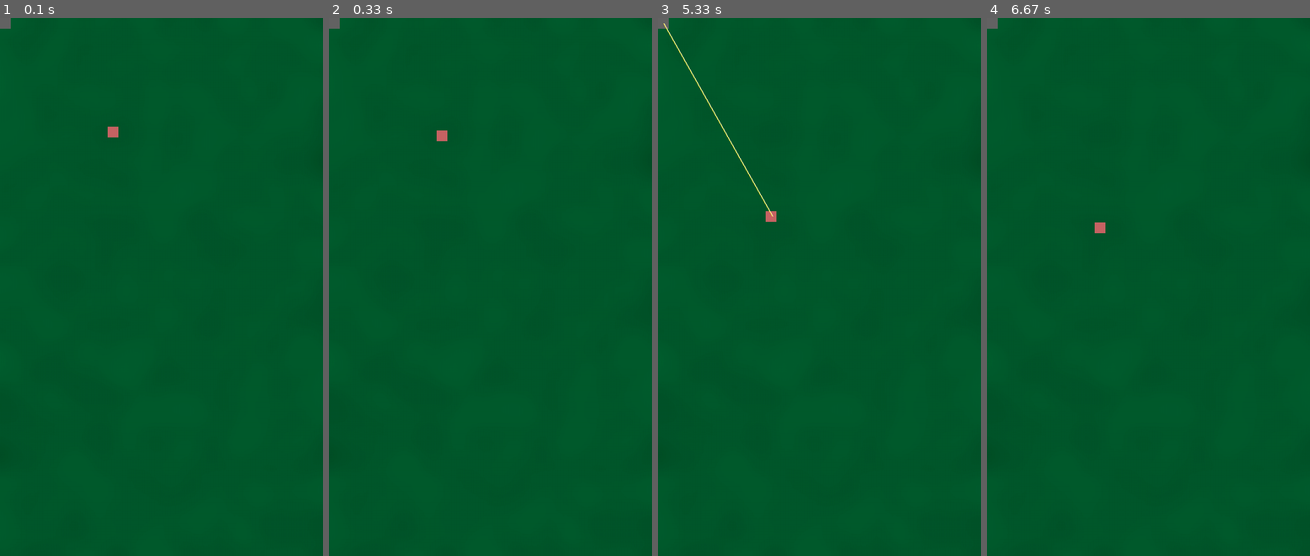
Above: before the commit, frames 1-4 (left to right).
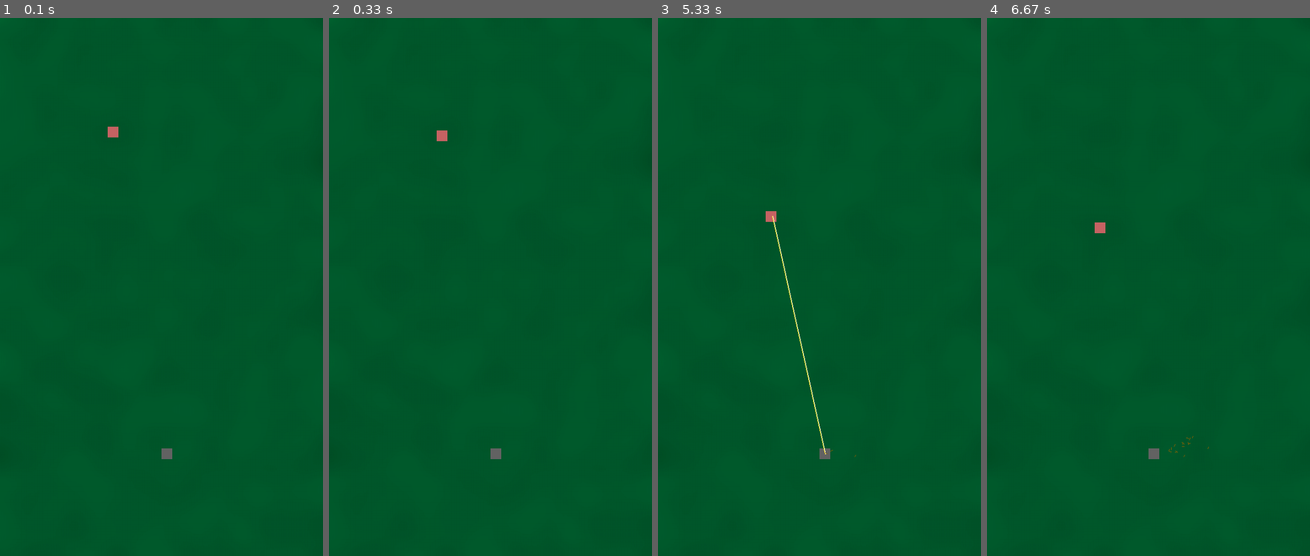
Above: after the commit, the same moments.

Repository: SNIPRS/mnb_halo
Game: pygame game, started from main.py
Two runs of this game, one before a commit and one after it. Both use one fixed random seed, a clock stepped at 60 frames per second and the inputs below.
Inputs:
- Up to frame 1 (0.1 s): no input
- Up to frame 2 (0.33 s): no input
- Up to frame 3 (5.33 s): no input
- Up to frame 4 (6.67 s): no input

The runs differ from the first frame. In frame 1, 0.1% of the frame differs, in the area x 0-54%, y 0-82%; in frame 2, 0.1%; in frame 3, 0.5%, in the area x 0-62%, y 0-82%; in frame 4, 0.2%.

Commit message:
bullet casings

Diff:
--- a/ai/character_ai.py
+++ b/ai/character_ai.py
@@ -29,6 +29,8 @@
 class ControllableCharacterAI(CharacterAI):
     def __init__(self):
         self.char = Character((100, 100, 100), 20, 20)
+        self.char.x, self.char.y = 300, 800
+        self.char.dstx, self.char.dsty = 300, 800
         G.CHARS_ALL.add(self.char)
         self.weapon = AssaultRifle()
         self.weapon_manager = WeaponManager(self.char, self.weapon)
--- /dev/null
+++ b/sprite/decal.py
@@ -0,0 +1,63 @@
+import pygame
+import numpy as np
+from random import random
+from typing import Tuple, Optional
+
+import G
+from utils import displacement, rect_center
+
+class Decal(pygame.sprite.Sprite):
+    def __init__(self, start: Tuple[float, float], duration: Optional[int] = 1 * G.FPS):
+        super().__init__()
+        self.start = start
+        self.duration = duration
+
+    def frame(self):
+        self.duration -= 1
+        if self.duration < 0:
+            self.kill()
+
+class DecalBulletCasing(Decal):
+    def __init__(self, start: Tuple[float, float], direction: Tuple[float, float], duration: int = 10*G.FPS,
+                 flight_duration: int = 1*G.FPS, speed: float = 3, omega: float = 6, r: int = 2,
+                 spread: float = 0.5, colour: Tuple[int, int, int] = ((150, 100, 0)),
+                 thickness: int = 1): # Everything in radians
+        super().__init__(start, duration)
+        self.start = start
+        alpha = np.arctan2(direction[1], direction[0]) + G.PI/2 + (random() - 0.5)*spread
+        self.direction = (np.cos(alpha), np.sin(alpha))
+        self.duration = duration
+        self.flight_duration = max(30, int(flight_duration * random()))
+        self.speed = max(1, speed * random())
+        self.r = r
+        self.omega = omega * random()
+        self.colour = colour
+        self.thickness = thickness
+        self.fade_duration = 6 * G.FPS
+        self.fade_step = 255//self.fade_duration
+
+        self.theta = alpha + G.PI/2
+        self.x, self.y = start
+
+    def _draw(self):
+        c, s = np.cos(self.theta) * self.r, np.sin(self.theta) * self.r
+        start = (self.x + c, self.y + s)
+        end = (self.x - c, self.y - s)
+        # if self.duration < self.fade_duration:
+        #     colour = self.colour + (255 - self.fade_step,)
+        # else:
+        #     colour = self.colour
+        colour = self.colour # Alpha not used yet
+        pygame.draw.line(G.WINDOW, colour, start, end, self.thickness)
+
+    def frame(self):
+        self.duration -= 1
+        self.flight_duration -= 1
+        if self.flight_duration > 0:
+            self.x += self.speed * self.direction[0]
+            self.y += self.speed * self.direction[1]
+            self.theta += self.omega
+        if self.duration > 0:
+            self._draw()
+        else:
+            self.kill()
--- a/sprite/projectile.py
+++ b/sprite/projectile.py
@@ -6,7 +6,7 @@
 import G
 from utils import displacement, rect_center
 
-class Effect(pygame.sprite.Sprite):
+class Projectile(pygame.sprite.Sprite):
     def __init__(self, start: Tuple[float, float], end: Optional[Tuple[float, float]] = None,
                  initial_delay: Optional[int] = 0):
         super().__init__()
@@ -27,7 +27,7 @@
             c.hit(self.end, self.dmg)
 
 
-class BulletEffect(Effect):
+class ProjectileBullet(Projectile):
     def __init__(self, start: Tuple[float, float], end: Tuple[float, float], initial_delay: int=0):
         super().__init__(start, end, initial_delay)
 
@@ -42,7 +42,7 @@
         self._damage()
         self.done = True
 
-class ProjectileEffect(Effect):
+class ProjectileBolt(Projectile):
     def __init__(self, start: Tuple[float, float], end: Tuple[float, float], initial_delay: int=0):
         super().__init__(start, end, initial_delay)
         self.colour = (100, 100, 255)
@@ -69,7 +69,7 @@
             self.done = True
             self.kill()
 
-class TrackingEffect(Effect):
+class ProjectileTracking(Projectile):
     def __init__(self, start: Tuple[float, float], end: Tuple[float, float], initial_delay: int=0,
                  target: pygame.Rect = None):
         self.colour = (255, 100, 100)
--- a/weapons/weapon.py
+++ b/weapons/weapon.py
@@ -8,7 +8,7 @@
 from utils import displacement
 from weapons.weapon_stats import *
 from sprite.projectile import *
-
+from sprite.decal import DecalBulletCasing
 
 class Weapon:
     def __init__(self):
@@ -37,7 +37,7 @@
         self.subburst_delay = [int(0.2*G.FPS), int(0.5*G.FPS)]
         self.spread_heat = 1
         self.cooldown = [int(3*G.FPS), int(6*G.FPS)]
-        self.projectile = BulletEffect
+        self.projectile = ProjectileBullet
 
         self.fire_sound = pygame.mixer.Sound("./assets/sounds/ar_fire.wav")
         self.reload_sound = pygame.mixer.Sound("./assets/sounds/ar_reload.wav")
@@ -122,8 +122,11 @@
 
     def _shot(self, start: Tuple[float, float], end: Tuple[float, float]):
         G.PLAY_SOUND(self.fire_sound)
-        eff = self.projectile(start, end)
-        G.FIRING_EFFECTS.add(eff)
+        proj = self.projectile(start, end)
+        _, dx, dy = displacement(start, end)
+        casing = DecalBulletCasing(start, (dx, dy))
+        G.FIRING_EFFECTS.add(proj)
+        G.FIRING_EFFECTS.add(casing)
 
     def _reload(self):
         if self.mag != self.mag_cap:
@@ -147,5 +150,7 @@
         self.firerate = self.firerate_orig
 
     def _shot(self, start: Tuple[float, float], end: Tuple[float, float]):
-        super()._shot(start, end)
+        G.PLAY_SOUND(self.fire_sound)
+        proj = self.projectile(start, end)
+        G.FIRING_EFFECTS.add(proj)
         self.firerate = int(min(self.firerate_orig * 2, self.firerate * self.firerate_decay))
--- a/weapons/weapon_stats.py
+++ b/weapons/weapon_stats.py
@@ -17,7 +17,7 @@
     'subburst_delay': [0.5, 1.5], # Seconds: min, max
     'spread_heat': 1.5, # Spread increase per shot
     'cooldown': [4, 6], # Time to wait after a burst
-    'projectile': BulletEffect, # Projectile
+    'projectile': ProjectileBullet, # Projectile
 
     'sound_fire': pygame.mixer.Sound("./assets/sounds/ar_fire.wav"),
     'sound_reload': pygame.mixer.Sound("./assets/sounds/ar_reload.wav")
@@ -35,7 +35,7 @@
     'subburst_delay': [0.5, 1.0],
     'spread_heat': 2.5,
     'cooldown': [5, 8],
-    'projectile': ProjectileEffect,
+    'projectile': ProjectileBolt,
 
     'sound_fire': pygame.mixer.Sound("./assets/sounds/ar_fire.wav"),
     'sound_reload': pygame.mixer.Sound("./assets/sounds/ar_reload.wav"),
